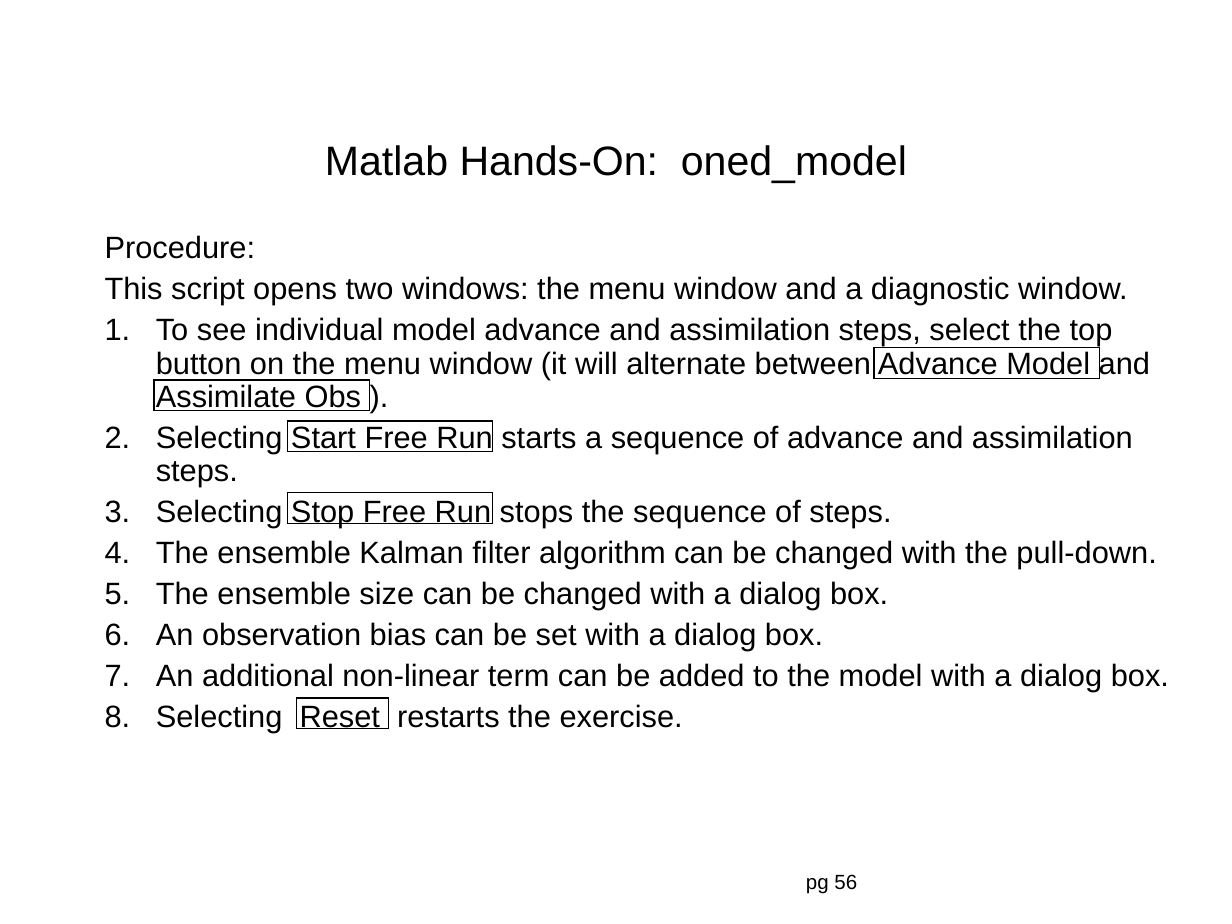
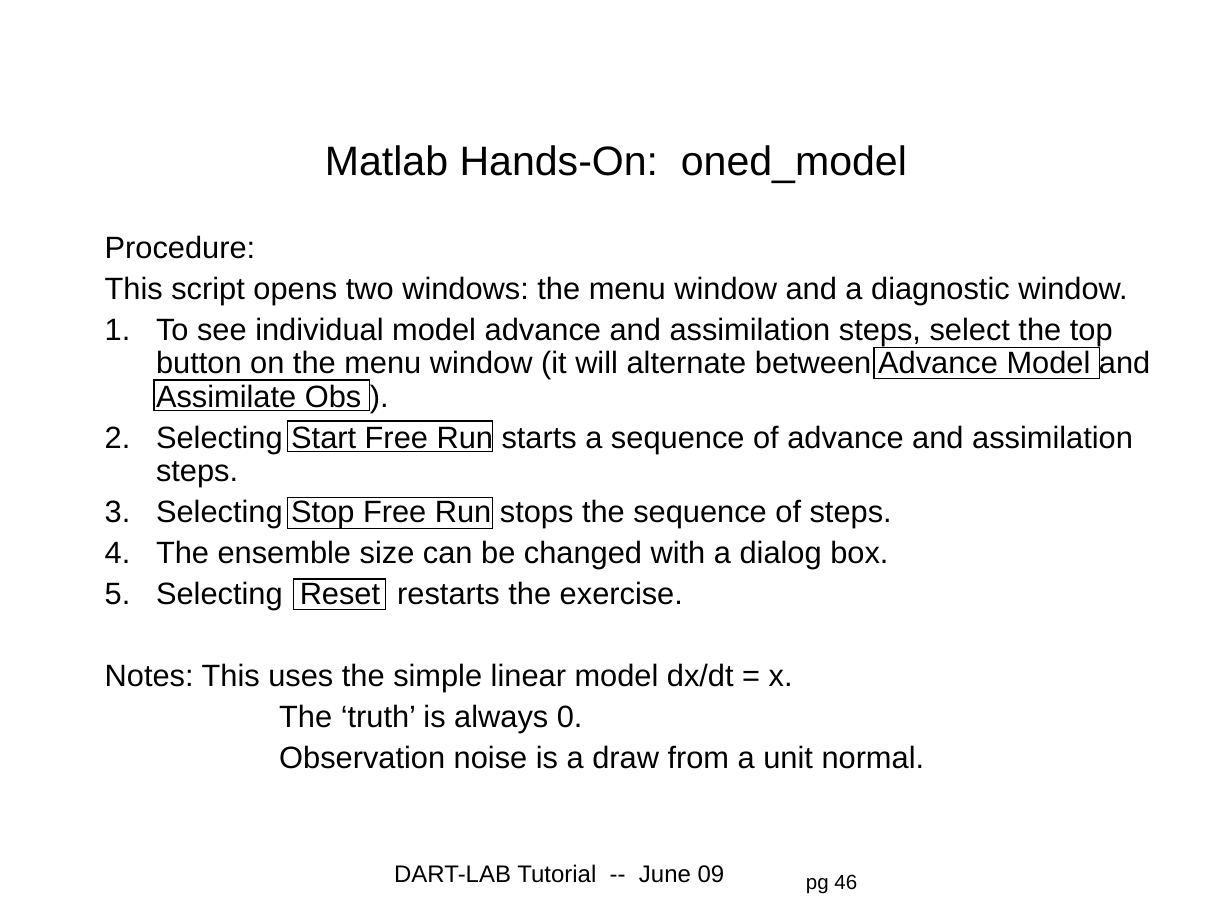
Before and after one commit to jhendric/DART, a slide deck: slide 46 of DART_LAB/presentation/DART_section1.ppt (slide 56 before the commit). Drawn at 1232x924 pixels with LibreOffice and Linux fonts; fonts in the diff are those of the drawing; background and template pictures are left out. Boxes give left, top, right and bottom in pixels: in the first picture for what was removed or moved away, otherwise in the second. Text is boxed around its words. In the diff, an @@ line names an element or a change of style, - is before the commit and + after.

Commit message:
Partial revision and new sections for DART_LAB tutorial.

```diff
--- a/DART_LAB/presentation/DART_section1.ppt
+++ b/DART_LAB/presentation/DART_section1.ppt
@@ rectangle: place and size @@
-rectangle at (287,493,493,524)
+rectangle at (287,498,493,529)
@@ text at (156,540,1156,569): paragraph removed @@
-4. The ensemble Kalman filter algorithm can be changed with the pull-down.
@@ rectangle: place and size @@
-rectangle at (297,699,389,729)
+rectangle at (293,579,386,610)
@@ text at (156,622,1169,692): paragraphs removed @@
-6. An observation bias can be set with a dialog box.
-7. An additional non-linear term can be added to the model with a dialog box.
@@ text at (105,663,925,769): paragraphs added @@
+Notes: This uses the simple linear model dx/dt = x.
+The ‘truth’ is always 0.
+Observation noise is a draw from a unit normal.
@@ text added at (394,864,725,883), 14 pt, text #000000 @@
+DART-LAB Tutorial -- June 09
@@ page number at (806,874,857,894): text changed @@
-pg 56
+pg 46
```
Also in this commit, not shown: 56 other slides changed, 18 slides added, 1 slide removed, 7 other files.
